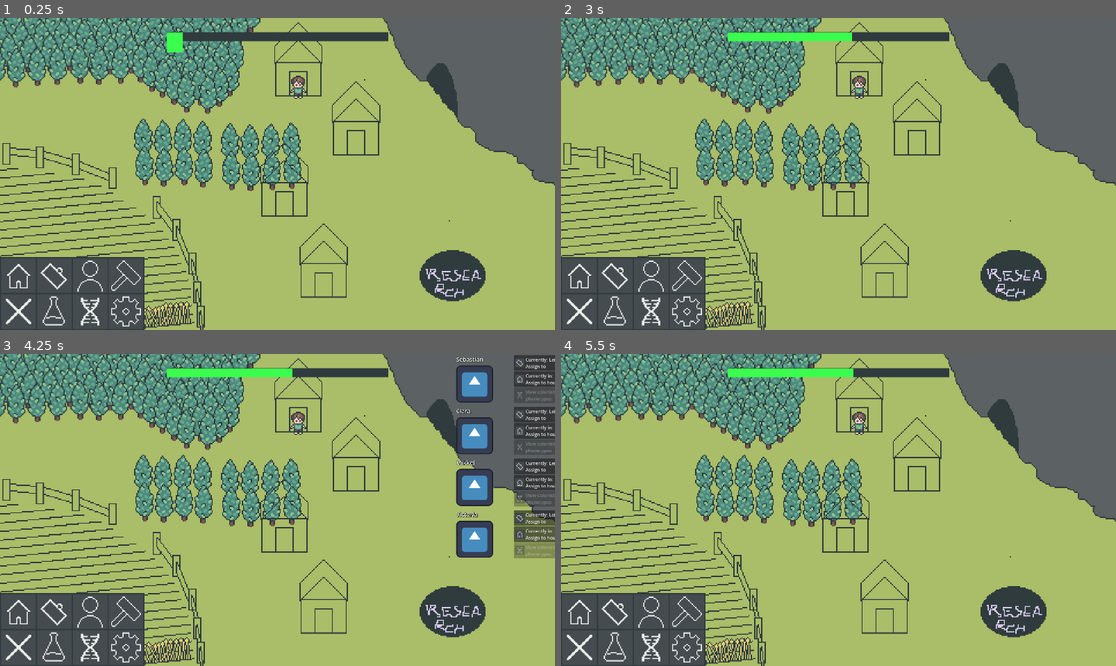
Above: before the commit, frames 1-4 (two rows, left to right).
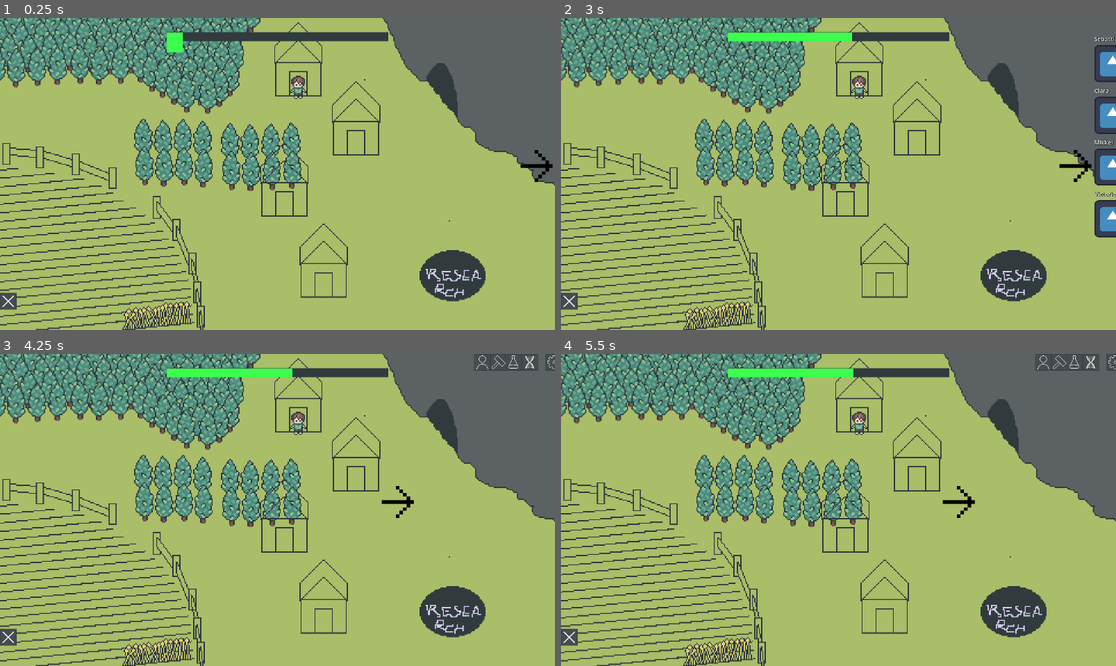
Above: after the commit, the same moments.

Repository: Lueegee1/EksamenDDU
Game: Godot game, scene res://Scenes/Root.tscn
Same seed, same stepped clock (60 frames per second), same inputs: the game is played once before the commit and once after it. The engine's default icon, where the game draws it, is replaced by a stand-in: a white triangle on a blue panel in a dark square.
Inputs (mouse positions are in pixels of both pictures, inside the frame that each line leads up to; where the layout moved, square brackets give the same spot in the first picture):
- Up to frame 1 (0.25 s): no input
- Up to frame 2 (3 s): click (583, 280) at 0.52 s; click (572, 301) [583, 317] at 1.25 s; click (622, 280) at 2.02 s; click (1099, 164) at 2.77 s
- Up to frame 3 (4.25 s): click (538, 363) [94, 616] at 3.5 s
- Up to frame 4 (5.5 s): click (1060, 363) [694, 616] at 4.25 s; click (1077, 363) [622, 653] at 5 s

The runs differ from the first frame. In frame 1, 5.5% of the frame differs, in the area x 0-100%, y 42-100%; in frame 2, 7.5%; in frame 3, 12%, in the area x 0-100%, y 0-100%; in frame 4, 5.7%.

Commit message:
Front end work

Diff:
--- a/ddu-eksamen/Scenes/ColonistCard.gd
+++ b/ddu-eksamen/Scenes/ColonistCard.gd
@@ -38,14 +38,12 @@
 	var popup = $HouseButton.get_popup()
 	var index = popup.get_item_index(id)
 	var house: String
-	if id == 0:
-		house = "house1"
-	if id == 1:
-		house = "house2"
-	if id == 2:
-		house = "house3"
-	if id == 3:
-		house = "house4"
+	match id:
+		0: house = "house1"
+		1: house = "house2"
+		2: house = "house3"
+		3: house = "house4"
+		4: house = "homeless"
 
 #	if Global.GameManager.assign_colonist_to_house(name_tag.text, str(house)):
 
@@ -56,6 +54,9 @@
 	# Check the one that was pressed
 		popup.set_item_checked(index, true)
 		#print(Global.GameManager.housing_dictionary[house])
+		if house in Global.GameManager.housing_dictionary:
+			Global.GameManager.assign_colonist_to_house(name_tag.text, house)
+
 func update_work_checkbox(workplace: String) -> void:
 	var popup = $WorkButton.get_popup()
 
@@ -65,11 +66,11 @@
 
 		# Check the matching item
 	match workplace:
-		"farm": popup.set_item_checked(0, true)
-		"mine": popup.set_item_checked(1, true)
-		"plants": popup.set_item_checked(2, true)
-		"research_lab": popup.set_item_checked(3, true)
-		"unemployed": popup.set_item_checked(4, true)
+		"farm": popup.set_item_checked(1, true)
+		"mine": popup.set_item_checked(2, true)
+		"plants": popup.set_item_checked(3, true)
+		"research_lab": popup.set_item_checked(4, true)
+		"unemployed": popup.set_item_checked(0, true)
 	match workplace:
 		"farm": workplace = "Foraging"
 		"mine": workplace ="Mining"
@@ -78,6 +79,39 @@
 		"unemployed": workplace="Leisure"
 	$WorkButton.text = "Currently: " + workplace + "
 	Assign to"
+func update_house_checkbox() -> void:
+	var house
+	for i in Global.GameManager.housing_dictionary:
+		for j in Global.GameManager.housing_dictionary[i]["assigned"]:
+			if j == name_tag.text:
+				house = i
+
+	var popup = $HouseButton.get_popup()
+
+		# Uncheck all first
+	for i in popup.item_count:
+		popup.set_item_checked(i, false)
+
+		# Check the matching item
+	match house:
+		"house1": popup.set_item_checked(1, true)
+		"house2": popup.set_item_checked(2, true)
+		"house3": popup.set_item_checked(3, true)
+		"house4": popup.set_item_checked(4, true)
+		"not_built":popup.set_item_checked(0, true)
+		null: popup.set_item_checked(0, true)
+	match house:
+		"house1": house = "House 1"
+		"house2": house ="House 2"
+		"house3": house = "House 3"
+		"house4": house= "House 4"
+		"not_built": house= "Homeless"
+		null: house= "Homeless"
+	if house == "Homeless":
+		$HouseButton.text = "Bro is a bum"
+	else:
+		$HouseButton.text = "Currently: " + str(house) + "
+		Assign to"
 
 func setup(colonist_name, colonist_sprite):
 	sprite.texture = load(colonist_sprite)
@@ -86,4 +120,5 @@
 # Called every frame. 'delta' is the elapsed time since the u frame.
 func _process(delta: float) -> void:
 	update_work_checkbox(Global.GameManager.workers_dict[name_tag.text])
+	update_house_checkbox()
 	pass
--- a/ddu-eksamen/Scenes/ColonistCard.tscn
+++ b/ddu-eksamen/Scenes/ColonistCard.tscn
@@ -44,21 +44,21 @@
 flat = false
 alignment = 0
 item_count = 5
-popup/item_0/text = "Foraging"
+popup/item_0/text = "Leisure"
 popup/item_0/checkable = 1
-popup/item_0/id = 0
-popup/item_1/text = "Mining"
+popup/item_0/id = 4
+popup/item_1/text = "Foraging"
 popup/item_1/checkable = 1
-popup/item_1/id = 1
-popup/item_2/text = "Lumbering"
+popup/item_1/id = 0
+popup/item_2/text = "Mining"
 popup/item_2/checkable = 1
-popup/item_2/id = 2
-popup/item_3/text = "Studying"
+popup/item_2/id = 1
+popup/item_3/text = "Lumbering"
 popup/item_3/checkable = 1
-popup/item_3/id = 3
-popup/item_4/text = "Leisure"
+popup/item_3/id = 2
+popup/item_4/text = "Studying"
 popup/item_4/checkable = 1
-popup/item_4/id = 4
+popup/item_4/id = 3
 
 [node name="HouseButton" type="MenuButton" parent="." unique_id=1177305686]
 layout_mode = 0
@@ -71,19 +71,22 @@
 icon = ExtResource("3_dybca")
 flat = false
 alignment = 0
-item_count = 4
-popup/item_0/text = "House 1"
+item_count = 5
+popup/item_0/text = "Homeless"
 popup/item_0/checkable = 1
-popup/item_0/id = 0
-popup/item_1/text = "House 2"
+popup/item_0/id = 4
+popup/item_1/text = "House 1"
 popup/item_1/checkable = 1
-popup/item_1/id = 1
-popup/item_2/text = "House 3"
+popup/item_1/id = 0
+popup/item_2/text = "House 2"
 popup/item_2/checkable = 1
-popup/item_2/id = 2
-popup/item_3/text = "House 4"
+popup/item_2/id = 1
+popup/item_3/text = "House 3"
 popup/item_3/checkable = 1
-popup/item_3/id = 3
+popup/item_3/id = 2
+popup/item_4/text = "House 4"
+popup/item_4/checkable = 1
+popup/item_4/id = 3
 
 [node name="GeneButton" type="MenuButton" parent="." unique_id=2046734050]
 layout_mode = 0
--- a/ddu-eksamen/Scenes/Game.tscn
+++ b/ddu-eksamen/Scenes/Game.tscn
@@ -21,6 +21,7 @@
 [ext_resource type="Texture2D" uid="uid://b024y86uuq6qs" path="res://Assets/temp files/buttons/Sprite-0003-Sheet-Sheet5.png" id="18_0iyqm"]
 [ext_resource type="Texture2D" uid="uid://dno26u0libpru" path="res://Assets/temp files/buttons/Sprite-0003-Sheet7.png" id="19_jn8rg"]
 [ext_resource type="Texture2D" uid="uid://bronxu1ra3c4l" path="res://Assets/temp files/buttons/Sprite-0003-Sheet-Sheet7.png" id="20_umnjm"]
+[ext_resource type="Texture2D" uid="uid://dvowenexx3puy" path="res://Assets/temp files/buttons/Arrowplaceholder.png" id="21_vvhu1"]
 
 [node name="Main" type="Node2D" unique_id=1552147815]
 script = ExtResource("1_gl6un")
@@ -58,6 +59,7 @@
 scale = Vector2(4, 4)
 
 [node name="Button1" type="TextureButton" parent="UI/MenuButtons" unique_id=410598297]
+visible = false
 layout_mode = 0
 offset_right = 40.0
 offset_bottom = 40.0
@@ -65,6 +67,7 @@
 texture_pressed = ExtResource("6_vvhu1")
 
 [node name="Button2" type="TextureButton" parent="UI/MenuButtons" unique_id=805578360]
+visible = false
 layout_mode = 0
 offset_right = 40.0
 offset_bottom = 40.0
@@ -75,6 +78,7 @@
 layout_mode = 0
 offset_right = 40.0
 offset_bottom = 40.0
+scale = Vector2(0.45, 0.45)
 texture_normal = ExtResource("9_8e0uq")
 texture_pressed = ExtResource("10_i0vto")
 
@@ -82,6 +86,7 @@
 layout_mode = 0
 offset_right = 40.0
 offset_bottom = 40.0
+scale = Vector2(0.45, 0.45)
 texture_normal = ExtResource("11_3jf1l")
 texture_pressed = ExtResource("12_356ba")
 
@@ -90,6 +95,7 @@
 offset_top = 184.0
 offset_right = 40.0
 offset_bottom = 224.0
+scale = Vector2(0.45, 0.45)
 texture_normal = ExtResource("13_i4lct")
 texture_pressed = ExtResource("14_iyesh")
 
@@ -97,6 +103,7 @@
 layout_mode = 0
 offset_right = 40.0
 offset_bottom = 40.0
+scale = Vector2(0.45, 0.45)
 texture_normal = ExtResource("15_i1pr2")
 texture_pressed = ExtResource("16_4f4ik")
 
@@ -104,6 +111,7 @@
 layout_mode = 0
 offset_right = 40.0
 offset_bottom = 40.0
+scale = Vector2(0.45, 0.45)
 texture_normal = ExtResource("17_khs3t")
 texture_pressed = ExtResource("18_0iyqm")
 
@@ -112,8 +120,18 @@
 offset_left = 100.0
 offset_right = 140.0
 offset_bottom = 40.0
+scale = Vector2(0.45, 0.45)
 texture_normal = ExtResource("19_jn8rg")
 texture_pressed = ExtResource("20_umnjm")
+
+[node name="Button9" type="TextureButton" parent="UI/MenuButtons" unique_id=1094168563]
+layout_mode = 0
+offset_left = 100.0
+offset_right = 300.0
+offset_bottom = 200.0
+rotation = 1.5707964
+scale = Vector2(0.2, 0.2)
+texture_normal = ExtResource("21_vvhu1")
 
 [node name="RootMenu" type="Control" parent="UI" unique_id=2022202983]
 layout_mode = 3
--- a/ddu-eksamen/Scripts/UI.gd
+++ b/ddu-eksamen/Scripts/UI.gd
@@ -14,9 +14,9 @@
 const bar_height = 30
 const lerp_speed = 0.1
 const menu_offset = Vector2(0,12)
-const root_closed_pos = Vector2(1920,0)
+const root_closed_pos = Vector2(1920,screen_dim.y/20)
 @warning_ignore("integer_division")
-const root_open_pos = Vector2(3*1920/4,0)
+const root_open_pos = Vector2(3*1920/4,screen_dim.y/20)
 const screen_dim = Vector2(1920, 1080)
 
 var root_open = false
@@ -42,12 +42,13 @@
 		button.z_index = 8
 	buttons[0].set_position(Vector2(0, screen_dim.y/5+10-31)+menu_offset)
 	buttons[1].set_position(Vector2(31, screen_dim.y/5+10-31)+menu_offset)
-	buttons[2].set_position(Vector2(31*2, screen_dim.y/5+10-31)+menu_offset)
-	buttons[3].set_position(Vector2(31*3, screen_dim.y/5+10-31)+menu_offset)
+	buttons[2].set_position(Vector2(screen_dim.x/5, 0))
+	buttons[3].set_position(Vector2(screen_dim.x/5+10, 0))
 	buttons[4].set_position(Vector2(0, screen_dim.y/5+10)+menu_offset)
 	buttons[5].set_position(Vector2(31, screen_dim.y/5+10)+menu_offset)
 	buttons[6].set_position(Vector2(31*2, screen_dim.y/5+10)+menu_offset)
 	buttons[7].set_position(Vector2(31*3, screen_dim.y/5+10)+menu_offset)
+	buttons[8].set_position(Vector2(screen_dim.x/4+8, screen_dim.y/10))
 
 	#Menus
 	for button in buttons:
@@ -66,7 +67,15 @@
 	else:
 		root_pos = root_closed_pos
 	var speed = 500 # pixels per second
+
 	root_menu.position.x = move_toward(root_menu.position.x, root_pos.x, speed * delta)
+	buttons[2].set_position(Vector2(root_menu.position.x*0.285,0) + Vector2(0,0))
+	buttons[3].set_position(Vector2(root_menu.position.x*0.285,0) + Vector2(0.45*30,0))
+	buttons[5].set_position(Vector2(root_menu.position.x*0.285,0) + Vector2(2*0.45*30,0))
+	buttons[6].set_position(Vector2(root_menu.position.x*0.285,0) + Vector2(3*0.45*30,0))
+	buttons[7].set_position(Vector2(root_menu.position.x*0.285,0) + Vector2(4*0.45*34,0))
+	buttons[8].set_position(Vector2((screen_dim.x/4+4) +(-root_closed_pos.x + root_menu.position.x)/4,screen_dim.y/10))
+	#Unreadable logic
 	if not build_open:
 		build_menu.visible = false
 	else:
@@ -109,20 +118,16 @@
 	if button == buttons[2]:
 		print("button 3")
 		if root_open and not build_open and not research_open:
-			root_open = false
 			colonist_open = false
 		else:
-			root_open = true
 			colonist_open = true
 			build_open = false
 			research_open = false
 	if button == buttons[3]:
 		print("button 4")
 		if root_open and not colonist_open and not research_open:
-			root_open = false
 			build_open = false
 		else:
-			root_open = true
 			build_open = true
 			research_open = false
 			colonist_open = false
@@ -131,10 +136,8 @@
 	if button == buttons[5]:
 		print("button 6")
 		if root_open and not colonist_open and not build_open:
-			root_open = false
 			research_open = false
 		else:
-			root_open = true
 			research_open = true
 			colonist_open = false
 			build_open = false
@@ -142,3 +145,14 @@
 		print("button 7")
 	if button == buttons[7]:
 		print("button 8")
+	if button == buttons[8]:
+		print("button 9")
+		if not research_open and not build_open and not colonist_open:
+			colonist_open = true
+		if root_open:
+			root_open = false
+			$MenuButtons/Button9.flip_h = false
+		else:
+			root_open = true
+			$MenuButtons/Button9.flip_h = true
+		print(root_open)
Binary file added: ddu-eksamen/Assets/temp files/buttons/Arrowplaceholder.png
Not shown, added: ddu-eksamen/Assets/temp files/buttons/Arrowplaceholder.png.import
